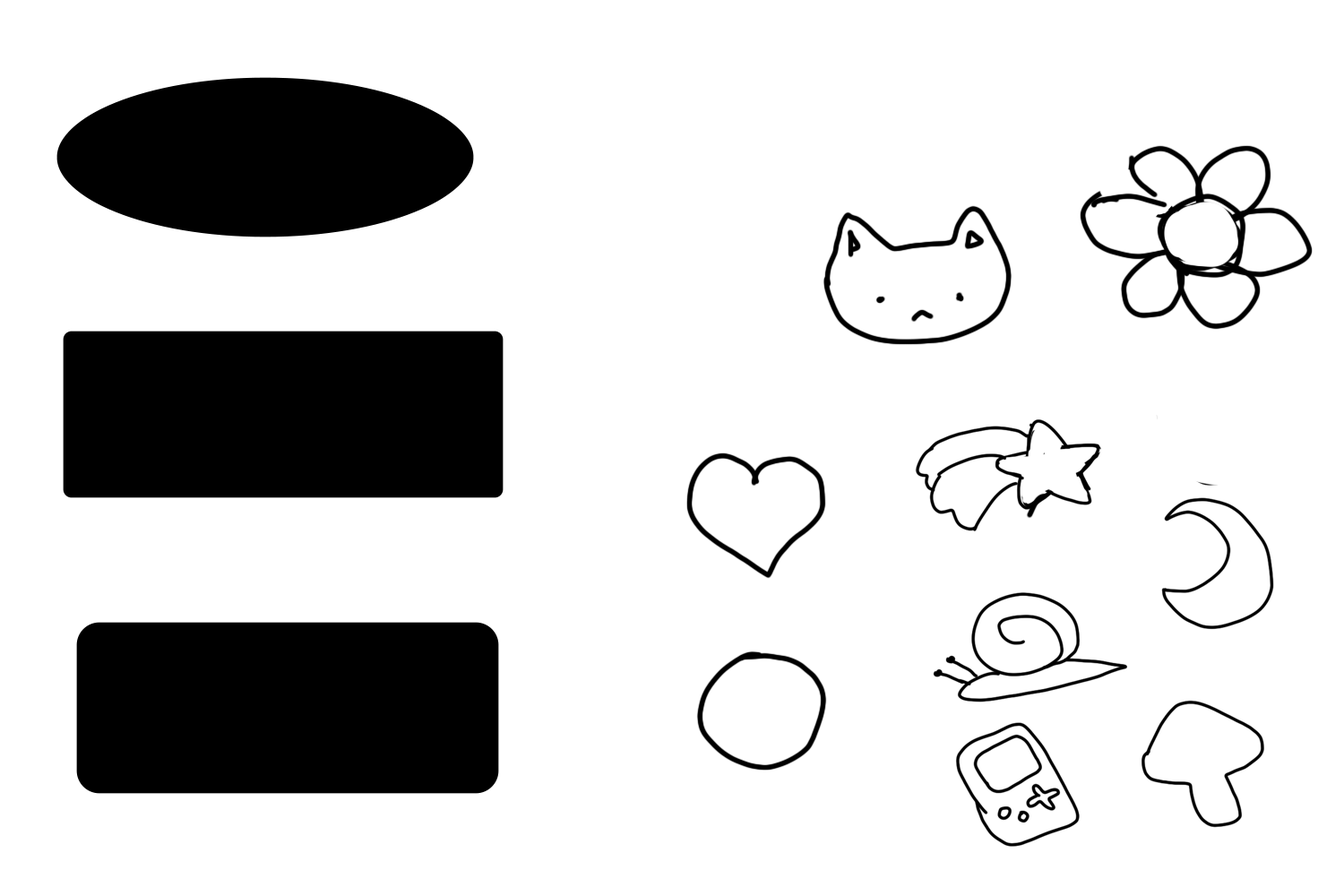
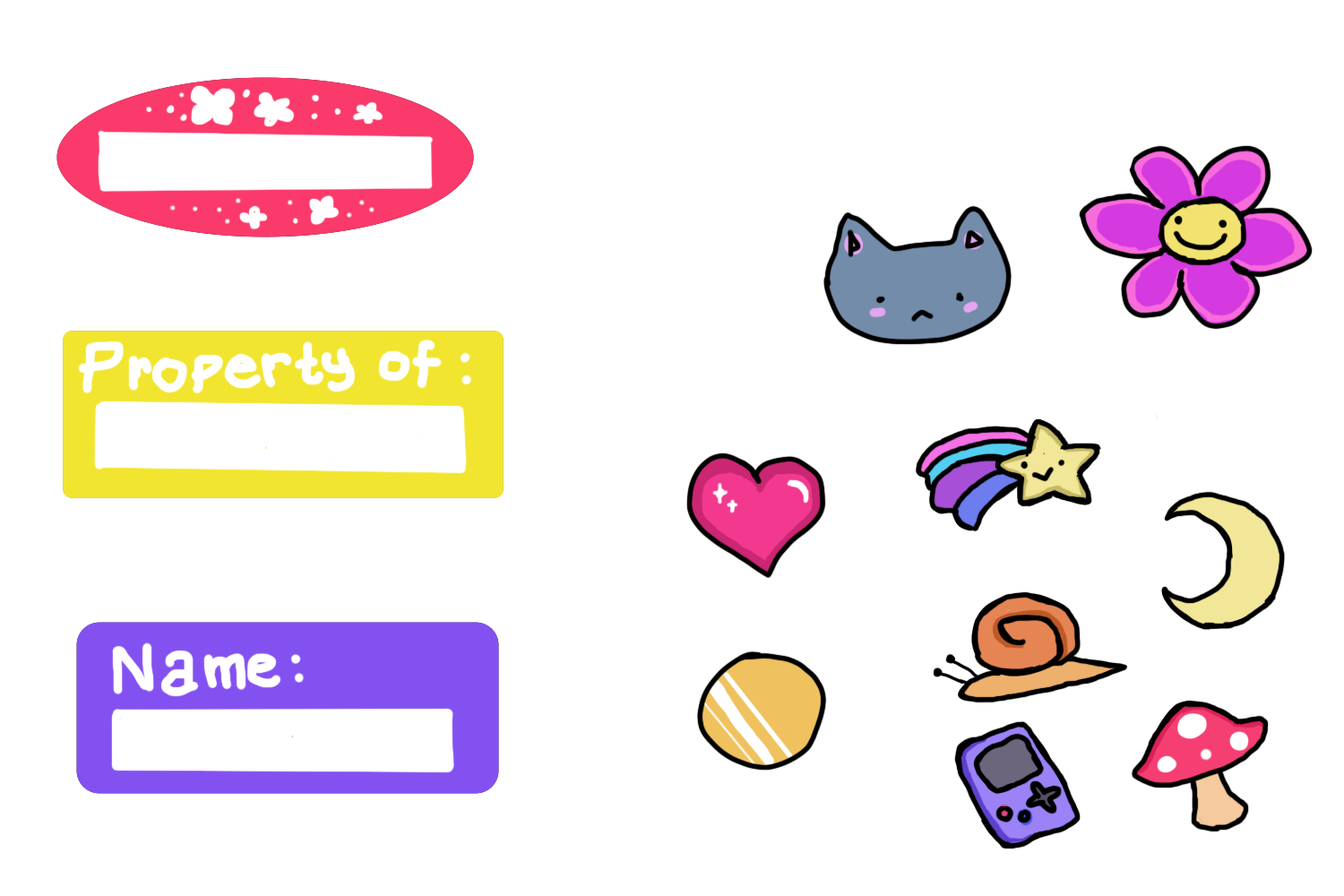
Layers edited between the first and the second (1344, 896) image:
renamed "Ellipse 1" to "Layer 2", moved it above "Layer 1", painted on it over [left=56, top=77, right=1308, bottom=850]
painted on "Layer 1" over [left=56, top=77, right=1308, bottom=847]
removed layer "Rectangle 2" over [left=76, top=621, right=499, bottom=794]
removed layer "Rectangle 1" over [left=62, top=330, right=504, bottom=498]
